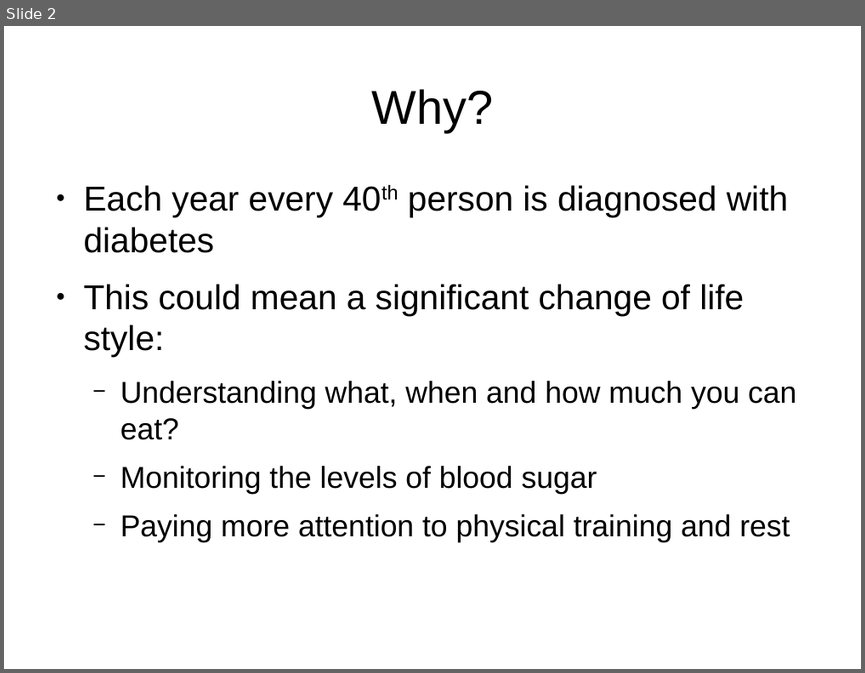
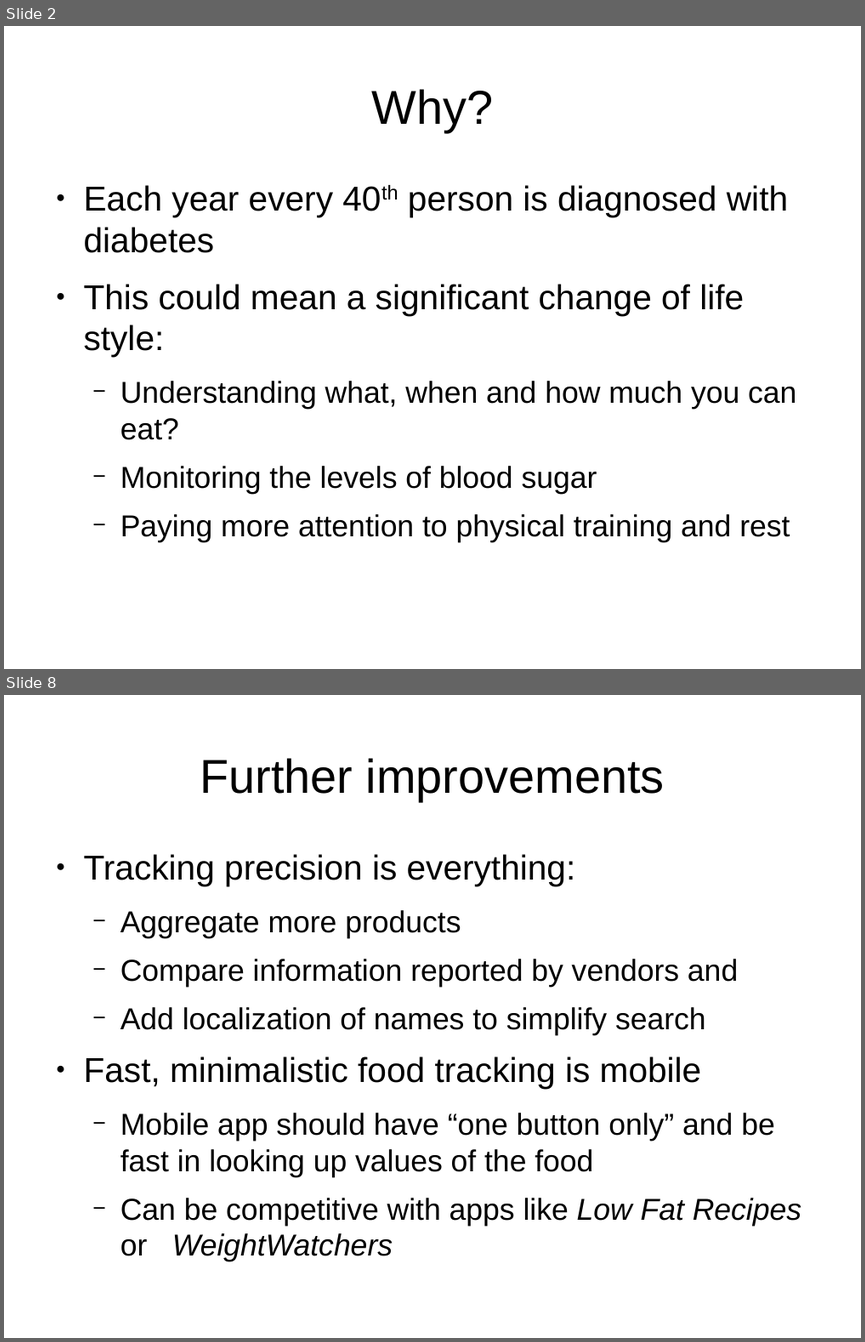
Before and after one commit to ewiger/sugarbaby, a slide deck: doc/slides.odp. Shown one above the other, each under a label of ours: slide 2 before the commit, slides 2 and 8 after it; the slides between them are not shown. The pictures are 865x673 and 865x1342 pixels, drawn with LibreOffice and Linux fonts; fonts in the diff are those of the drawing. Boxes give left, top, right and bottom in pixels: in the first picture for what was removed or moved away, otherwise in the second. Text is boxed around its words. In the diff, an @@ line names an element or a change of style, - is before the commit and + after.

```diff
--- a/doc/slides.odp
+++ b/doc/slides.odp
@@ slide 8 added at box(4, 695, 861, 1338), background #FFFFFF @@
@@ title added at box(200, 758, 664, 801), 44 pt, text #000000 @@
+Further improvements
@@ text added at box(84, 854, 801, 1225), 28 pt, text #000000 @@
+● Tracking precision is everything:
+  − Aggregate more products
+  − Compare information reported by vendors and
+  − Add localization of names to simplify search
+● Fast, minimalistic food tracking is mobile
+  − Mobile app should have “one button only” and be fast in looking up values of the food
+  − Can be competitive with apps like Low Fat Recipes or WeightWatchers
```
Also in this commit, not shown: 2 slides changed, 4 other slides added, 2 slides removed, 5 other files.
